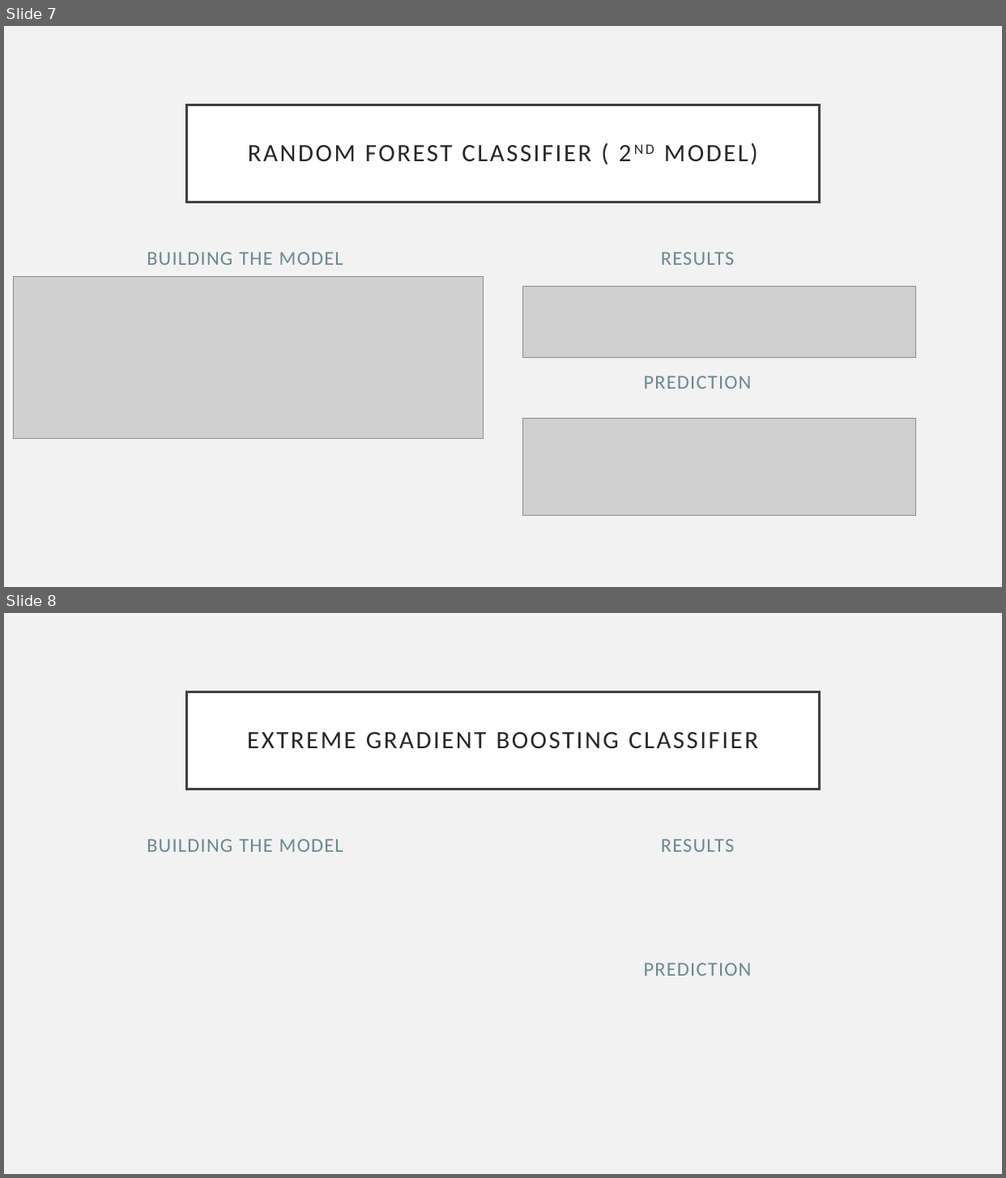
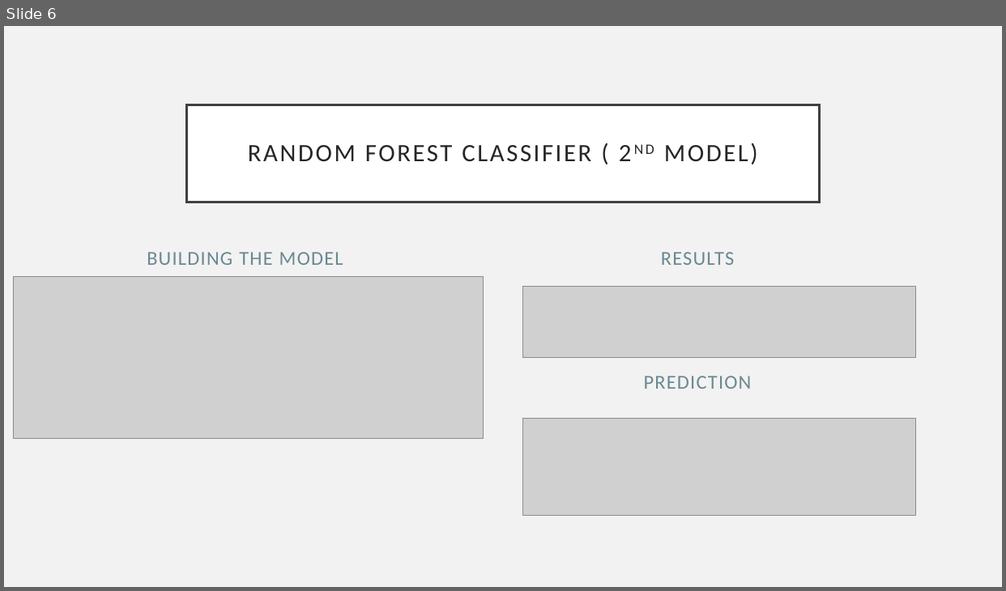
Before and after one commit to coolburton/Flight-delays, a slide deck: Flight Delays.pptx. Shown one above the other, each under a label of ours: slides 7 and 8 before the commit, slide 6 after it. The pictures are 1006x1178 and 1006x591 pixels, drawn with LibreOffice and Linux fonts; fonts in the diff are those of the drawing; grey boxes stand for pictures. Boxes give left, top, right and bottom in pixels: in the first picture for what was removed or moved away, otherwise in the second. Text is boxed around its words. In the diff, an @@ line names an element or a change of style, - is before the commit and + after.

```diff
--- a/Flight Delays.pptx
+++ b/Flight Delays.pptx
@@ slide 8 removed at [4, 613, 1002, 1174], background #F2F2F2 @@
@@ title removed at [187, 692, 819, 789] @@
-EXTREME GRADIENT BOOSTING CLASSIFIER
@@ text removed at [147, 839, 343, 852] @@
-BUILDING THE MODEL
@@ text removed at [661, 839, 734, 852] @@
-RESULTS
@@ text removed at [644, 963, 752, 976] @@
-PREDICTION
@@ what was slide 7 is now slide 6 @@
```
Also in this commit, not shown: 3 slides changed, 2 slides added, 1 other slide removed.
